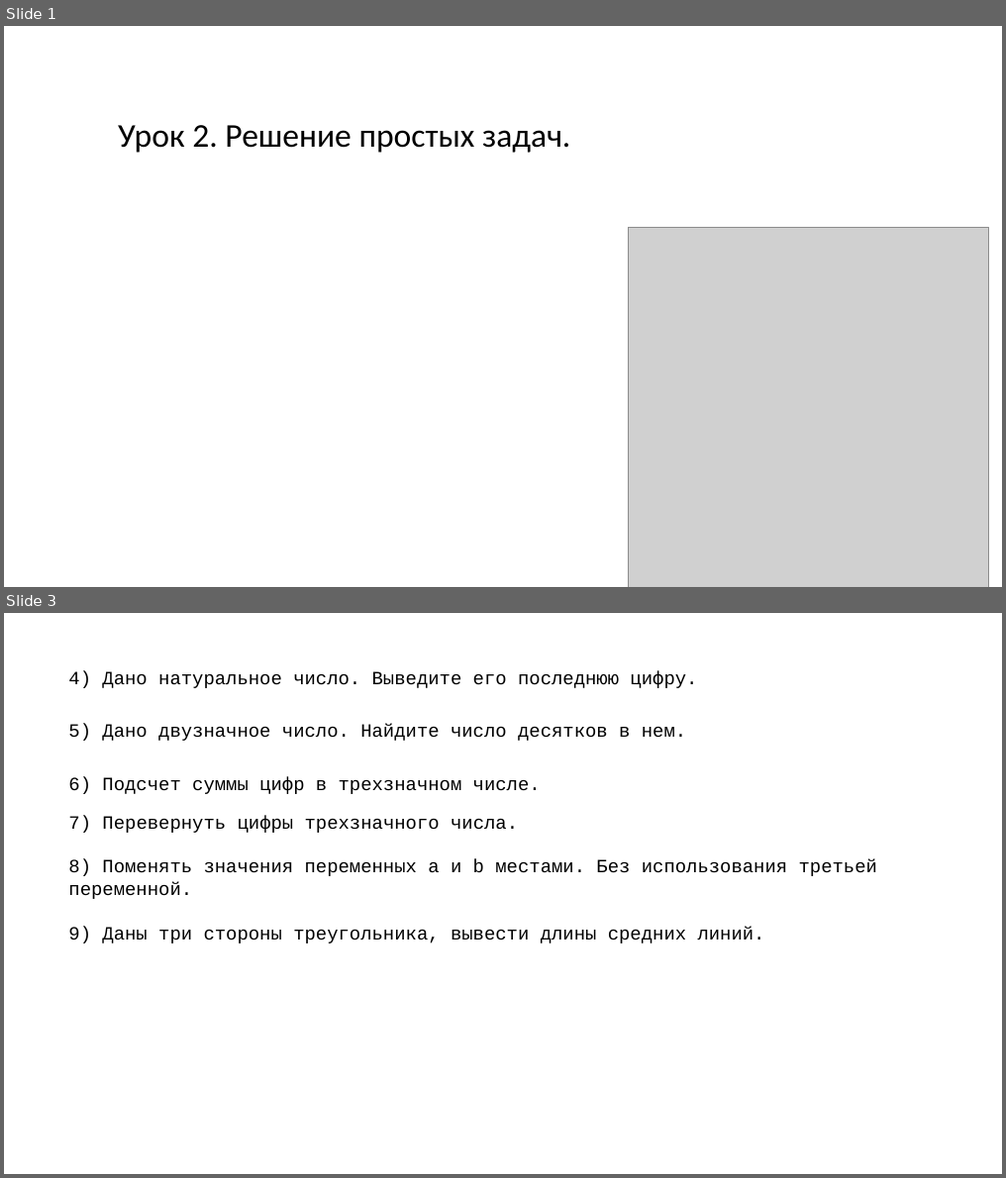
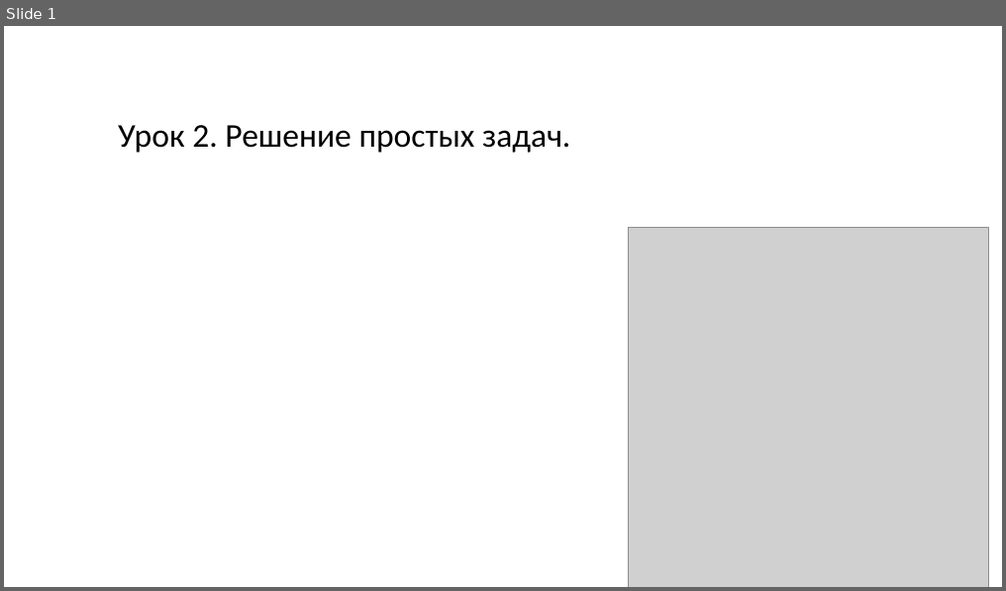
Before and after one commit to Klapeyron5/C-lessons-for-schoolchild-beginners, a slide deck: Урок 2/Урок 2.pptx. Shown one above the other, each under a label of ours: slides 1 and 3 before the commit, slide 1 after it; the slides between them are not shown. The pictures are 1006x1178 and 1006x591 pixels, drawn with LibreOffice and Linux fonts; fonts in the diff are those of the drawing; grey boxes stand for pictures. Boxes give left, top, right and bottom in pixels: in the first picture for what was removed or moved away, otherwise in the second. Text is boxed around its words. In the diff, an @@ line names an element or a change of style, - is before the commit and + after.

```diff
--- a/Урок 2/Урок 2.pptx
+++ b/Урок 2/Урок 2.pptx
@@ slide 3 removed at (4,613,1002,1174), background #FFFFFF @@
@@ text removed at (68,671,697,688) @@
-4) Дано натуральное число. Выведите его последнюю цифру.
@@ text removed at (68,724,686,741) @@
-5) Дано двузначное число. Найдите число десятков в нем.
@@ text removed at (68,777,541,794) @@
-6) Подсчет суммы цифр в трехзначном числе.
@@ text removed at (68,816,518,833) @@
-7) Перевернуть цифры трехзначного числа.
@@ text removed at (68,860,877,899) @@
-8) Поменять значения переменных a и b местами. Без использования третьей переменной.
@@ text removed at (68,926,765,944) @@
-9) Даны три стороны треугольника, вывести длины средних линий.
```
Also in this commit, not shown: 1 slide changed, 4 slides added, 1 other slide removed, 3 other files.
